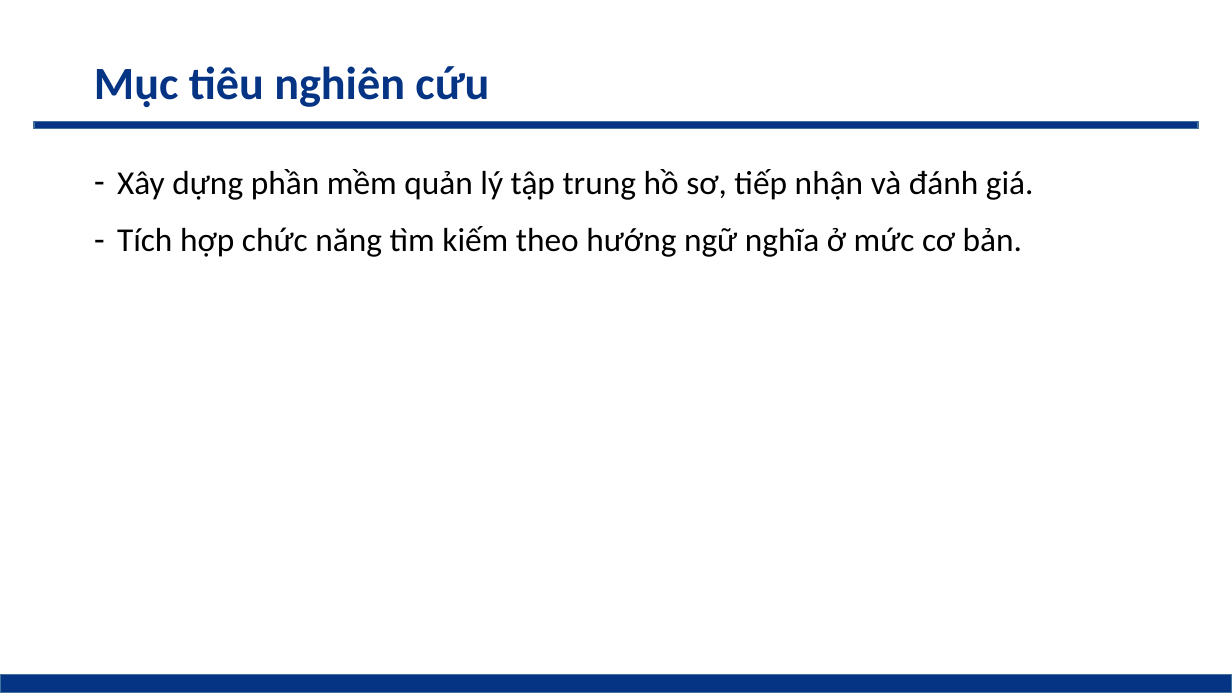
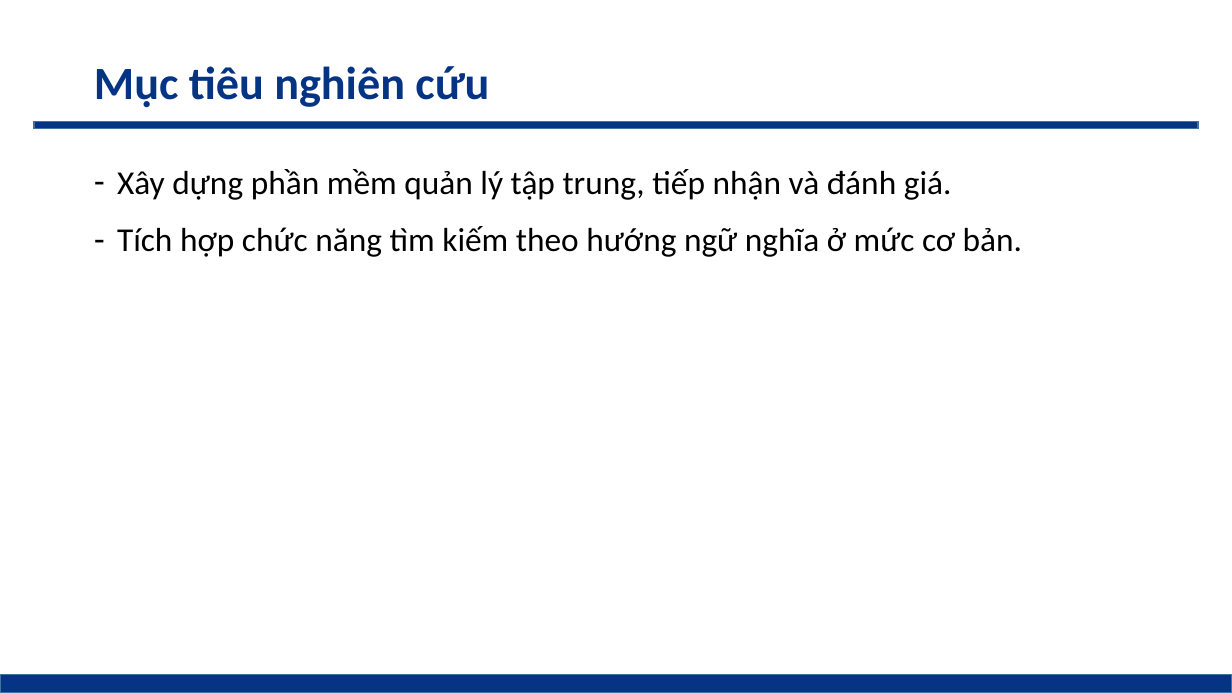
Before and after one commit to phamthevinhtv/tn-da22ttc-110122208-phamthevinh-quanlyskkn, a slide deck: slide 3 of docs/110122208_PhamTheVinh_Slide_DATN.pptx. Drawn at 1232x693 pixels with LibreOffice and Linux fonts; fonts in the diff are those of the drawing. Boxes give left, top, right and bottom in pixels: in the first picture for what was removed or moved away, otherwise in the second. Text is boxed around its words. In the diff, an @@ line names an element or a change of style, - is before the commit and + after.

```diff
--- a/docs/110122208_PhamTheVinh_Slide_DATN.pptx
+++ b/docs/110122208_PhamTheVinh_Slide_DATN.pptx
@@ text at <box>117,169,952,200</box>: text changed @@
-– Xây dựng phần mềm quản lý tập trung hồ sơ, tiếp nhận và đánh giá.
+– Xây dựng phần mềm quản lý tập trung, tiếp nhận và đánh giá.
```
Also in this commit, not shown: 3 other slides changed.
